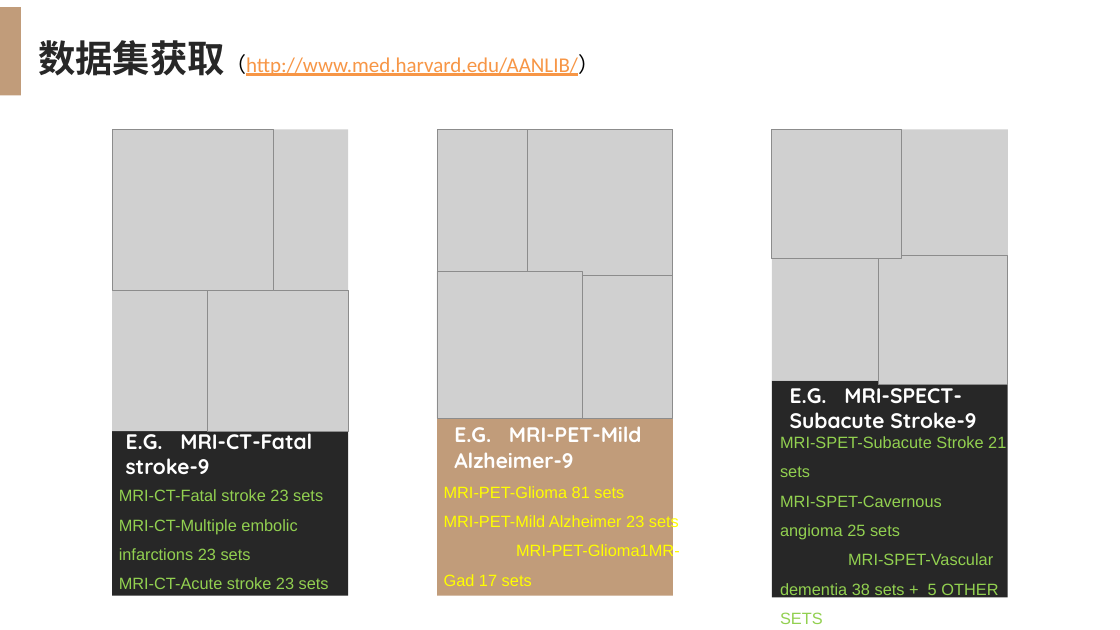
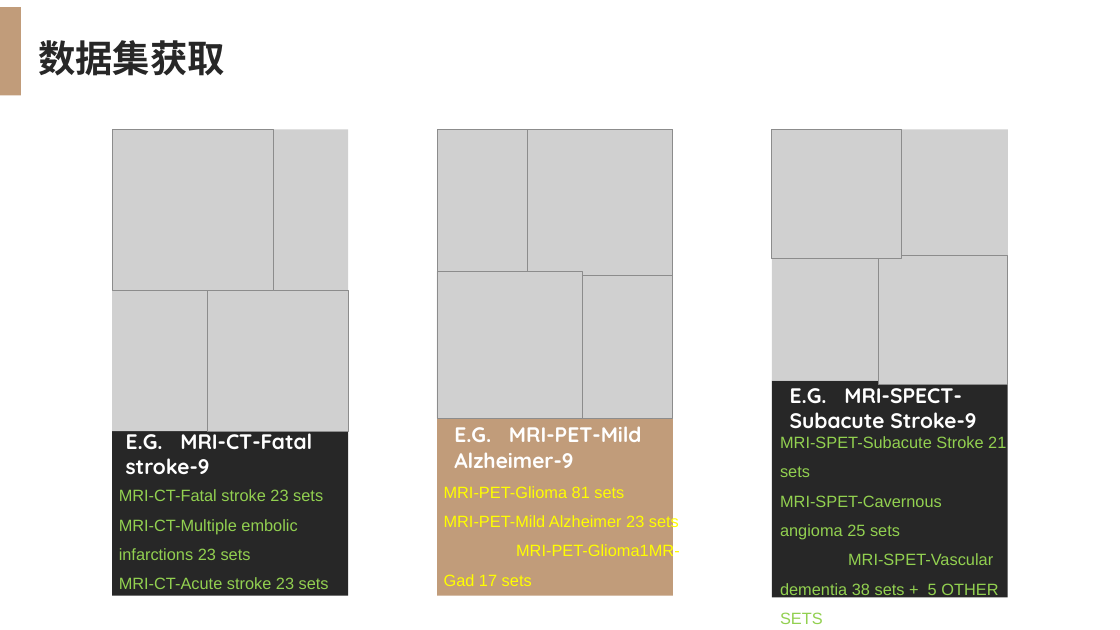
Before and after one commit to xuzywnmc/02-research, a slide deck: slide 6 of 10 汇报情况PPT/00 方向性汇报.pptx. Drawn at 1120x630 pixels with LibreOffice and Linux fonts; fonts in the diff are those of the drawing; grey boxes stand for pictures. Boxes give left, top, right and bottom in pixels: in the first picture for what was removed or moved away, otherwise in the second. Text is boxed around its words. In the diff, an @@ line names an element or a change of style, - is before the commit and + after.

```diff
--- a/10 汇报情况PPT/00 方向性汇报.pptx
+++ b/10 汇报情况PPT/00 方向性汇报.pptx
@@ text at bbox=[38, 40, 225, 76]: text changed; size 18 to 32 pt; font Calibri to Noto Sans CJK SC; text colour #F79646 to #272727; bold on @@
-数据集获取（http://www.med.harvard.edu/AANLIB/）
+数据集获取
```
Also in this commit, not shown: 3 other slides changed, 3 slides removed, 6 other files.
